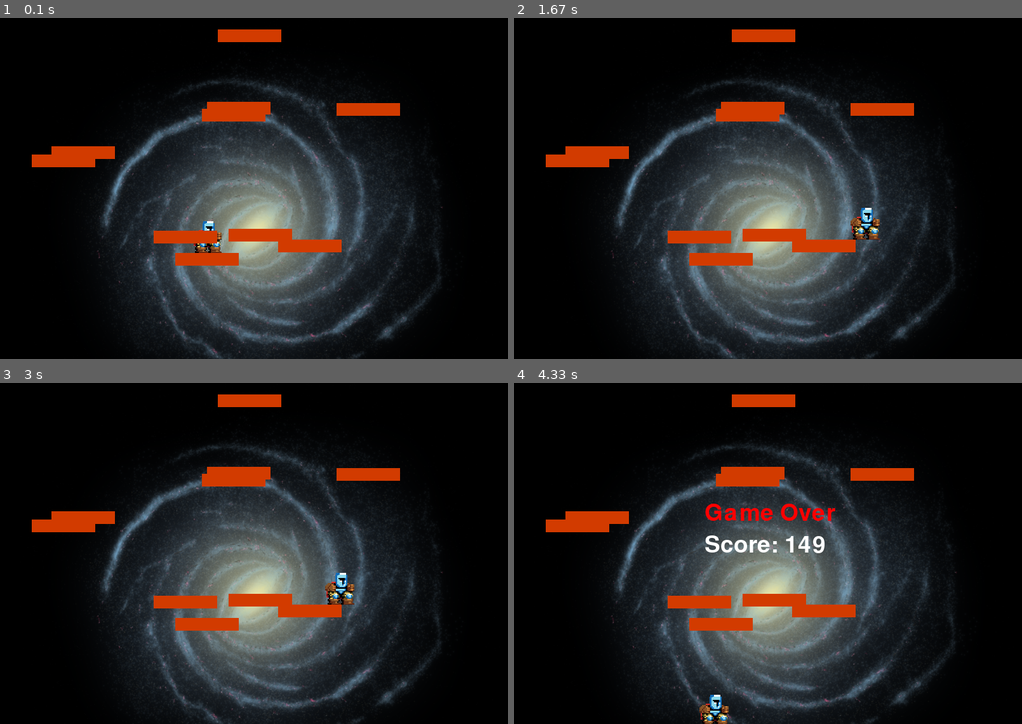
Above: before the commit, frames 1-4 (two rows, left to right).
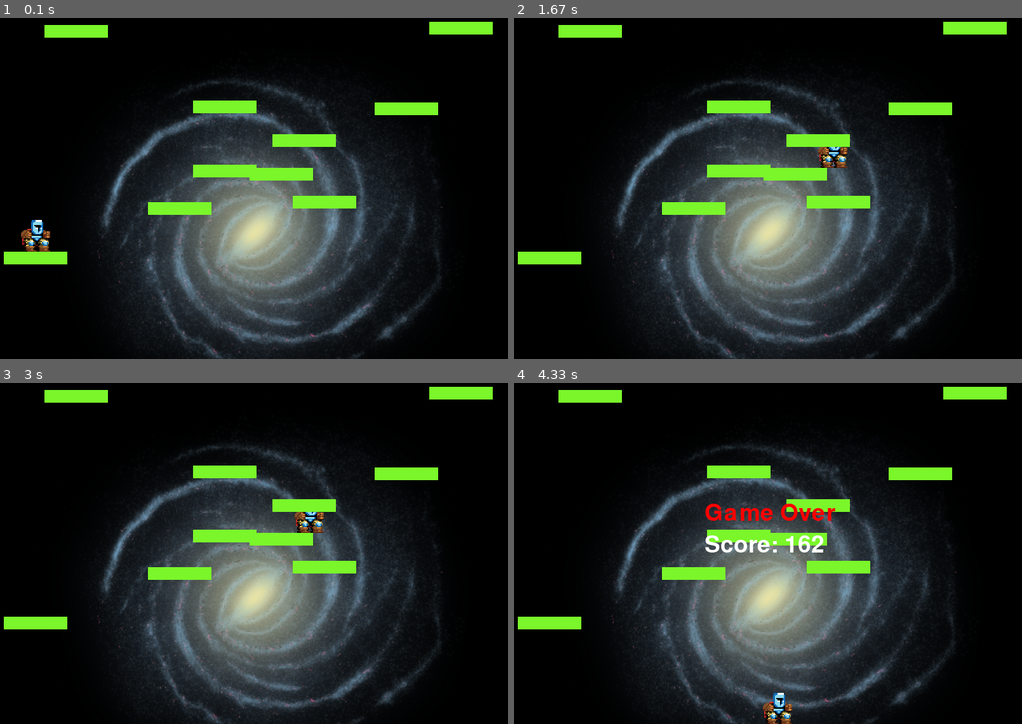
Above: after the commit, the same moments.

Repository: scourtney910/CS3021_Pygame
Game: pygame game, started from main.py
Two runs of this game, one before a commit and one after it. Both use one fixed random seed, a clock stepped at 60 frames per second and the inputs below.
Inputs (mouse positions are in pixels of both pictures, inside the frame that each line leads up to):
- Up to frame 1 (0.1 s): no input
- Up to frame 2 (1.67 s): press the mouse at (768, 191) at 0.37 s; move the mouse to (707, 181) at 0.47 s; release the mouse at (646, 171) at 0.6 s; press the mouse at (768, 191) at 0.7 s; move the mouse to (859, 246) at 0.8 s; release the mouse at (955, 301) at 0.93 s; press the mouse at (768, 191) at 1.53 s; move the mouse to (762, 147) at 1.63 s
- Up to frame 3 (3 s): release the mouse at (238, 468) at 1.77 s; press the mouse at (254, 556) at 1.87 s; move the mouse to (304, 529) at 1.97 s; release the mouse at (355, 505) at 2.1 s; press the mouse at (254, 556) at 2.2 s; move the mouse to (345, 529) at 2.3 s; release the mouse at (436, 502) at 2.43 s; press the mouse at (254, 556) at 2.53 s; move the mouse to (182, 509) at 2.63 s; release the mouse at (106, 461) at 2.77 s; press the mouse at (254, 556) at 2.87 s; move the mouse to (182, 567) at 2.97 s
- Up to frame 4 (4.33 s): release the mouse at (625, 573) at 3.1 s; press the mouse at (768, 556) at 3.53 s; move the mouse to (818, 519) at 3.63 s; release the mouse at (874, 485) at 3.77 s

The runs differ from the first frame. In frame 1, 9.0% of the frame differs, in the area x 0-97%, y 1-73%; in frame 2, 9.1%; in frame 3, 9.1%; in frame 4, 9.0%.

Commit message:
Made the constants its own file

Diff:
--- /dev/null
+++ b/constants.py
@@ -0,0 +1,53 @@
+import random
+
+class Constants:
+    _SCREEN_WIDTH      = 800
+    _SCREEN_HEIGHT     = 600
+    _FPS               = 60
+    _GRAVITY           = 0.5
+    _PLAYER_WIDTH      = 50
+    _PLAYER_HEIGHT     = 50
+    _PLATFORM_WIDTH    = 100
+    _PLATFORM_HEIGHT   = 20
+    _PLATFORM_COLOR    = (random.randint(0,255), random.randint(0,255), random.randint(0,255))
+    _MAX_JUMP_STRENGTH = 20
+
+    @classmethod
+    def _screen_w(cls):
+        return cls._SCREEN_WIDTH
+
+    @classmethod
+    def _screen_h(cls):
+        return cls._SCREEN_HEIGHT
+
+    @classmethod
+    def _fps(cls):
+        return cls._FPS
+
+    @classmethod
+    def _grav(cls):
+        return cls._GRAVITY
+
+    @classmethod
+    def _player_w(cls):
+        return cls._PLAYER_WIDTH
+
+    @classmethod
+    def _player_h(cls):
+        return cls._PLAYER_HEIGHT
+
+    @classmethod
+    def _platform_w(cls):
+        return cls._PLATFORM_WIDTH
+
+    @classmethod
+    def _platform_h(cls):
+        return cls._PLATFORM_HEIGHT
+
+    @classmethod
+    def _platform_rgb(cls):
+        return cls._PLATFORM_COLOR
+
+    @classmethod
+    def _max_jump(cls):
+        return cls._MAX_JUMP_STRENGTH
--- a/main.py
+++ b/main.py
@@ -1,3 +1,4 @@
+from constants import Constants
 import pygame
 import random
 import sys
@@ -5,28 +6,15 @@
 import math
 
 
-# Constants
-SCREEN_WIDTH      = 800
-SCREEN_HEIGHT     = 600
-FPS               = 60
-GRAVITY           = 0.5
-PLAYER_WIDTH      = 50
-PLAYER_HEIGHT     = 50
-PLATFORM_WIDTH    = 100
-PLATFORM_HEIGHT   = 20
-PLATFORM_COLOR    = (random.randint(0,255), random.randint(0,255), random.randint(0,255))
-MAX_JUMP_STRENGTH = 20
-
-
 # Initialize Pygame
 pygame.init()
-screen = pygame.display.set_mode((SCREEN_WIDTH, SCREEN_HEIGHT))
+screen = pygame.display.set_mode((Constants._screen_w(), Constants._screen_h()))
 pygame.display.set_caption('Jump King + Doodle Jump')
 clock = pygame.time.Clock()
 font = pygame.font.SysFont(None, 55)
 
 
-class Player(pygame.sprite.Sprite):
+class Player(pygame.sprite.Sprite, Constants):
     """define player functionality"""
 
     def __init__(self):
@@ -37,7 +25,7 @@
         self.original_image = pygame.image.load('player.png').convert_alpha()
         self.image = pygame.transform.scale(
             self.original_image,
-            (PLAYER_WIDTH, PLAYER_HEIGHT)
+            (self._player_w(), self._player_h())
             )
 
         self.rect = self.image.get_rect() #forcing player hot box into  a square
@@ -59,20 +47,20 @@
 
         if self.is_jumping:
 
-            self.velocity_y += GRAVITY
+            self.velocity_y += self._grav()
 
             self.rect.y += self.velocity_y
             self.rect.x += self.velocity_x
 
-            if self.rect.bottom >= SCREEN_HEIGHT:
+            if self.rect.bottom >= self._screen_h():
                 # Game Over is set
                 return True
 
         # Wrap around the screen
         if self.rect.right < 0:
-            self.rect.left = SCREEN_WIDTH
-
-        elif self.rect.left > SCREEN_WIDTH:
+            self.rect.left = self._screen_w()
+
+        elif self.rect.left > self._screen_w():
             self.rect.right = 0
 
         # All previous checks did not change the state of play
@@ -106,14 +94,14 @@
                 self.is_jumping = False
 
 
-class Platform(pygame.sprite.Sprite):
+class Platform(pygame.sprite.Sprite, Constants):
     """define platform size and color using pygame module"""
 
     def __init__(self, x, y):
 
         super().__init__()
-        self.image = pygame.Surface((PLATFORM_WIDTH, PLATFORM_HEIGHT))
-        self.image.fill(PLATFORM_COLOR)
+        self.image = pygame.Surface((self._platform_w(), self._platform_h()))
+        self.image.fill(self._platform_rgb())
 
         self.rect = self.image.get_rect()
         self.rect.x = x
@@ -130,8 +118,8 @@
 
     for _ in range(num_platforms):
 
-        x = random.randint(0, SCREEN_WIDTH - PLATFORM_WIDTH)
-        y = random.randint(0, SCREEN_HEIGHT - PLATFORM_HEIGHT)
+        x = random.randint(0, Constants._screen_w() - Constants._platform_w())
+        y = random.randint(0, Constants._screen_h() - Constants._platform_h())
         platform = Platform(x, y)   # object / isntantiation of platform class
         platform_sprites.add(platform)     # adding the instanced platform to group Platform
 
@@ -152,7 +140,7 @@
     distance = math.sqrt(dx ** 2 + dy ** 2)
 
     #scale the strength
-    strength = min(distance / 10, MAX_JUMP_STRENGTH)
+    strength = min(distance / 10, Constants._max_jump())
     angle = math.atan2(dy, dx)
 
     #invert x-axis for leftward jump
@@ -182,7 +170,7 @@
     background_image = pygame.image.load('background.png').convert() # loading image
     player = Player() # create sprite
     platforms, lowest_platform = generate_platforms(10) # manually choose number of platforms here
-    player.rect.center = (lowest_platform.rect.centerx, lowest_platform.rect.top - PLAYER_HEIGHT // 2)
+    player.rect.center = (lowest_platform.rect.centerx, lowest_platform.rect.top - Constants._player_h() // 2)
 
     # these lines work when creating one player, but will be moved when creating multiplayer
     all_sprites = pygame.sprite.Group()
@@ -237,11 +225,11 @@
 
         if game_over:
             # display_text(str, color, x_pos, y_pos)
-            display_text('Game Over', (255, 0, 0), (SCREEN_WIDTH // 2 - 100), (SCREEN_HEIGHT // 2 - 50))
-            display_text(f'Score: {score}', (255, 255, 255), (SCREEN_WIDTH // 2 - 100), (SCREEN_HEIGHT // 2))
+            display_text('Game Over', (255, 0, 0), (Constants._screen_w() // 2 - 100), (Constants._screen_h() // 2 - 50))
+            display_text(f'Score: {score}', (255, 255, 255), (Constants._screen_w() // 2 - 100), (Constants._screen_h() // 2))
 
         pygame.display.flip()
-        clock.tick(FPS)
+        clock.tick(Constants._fps())
 
 
 if __name__ == "__main__":
